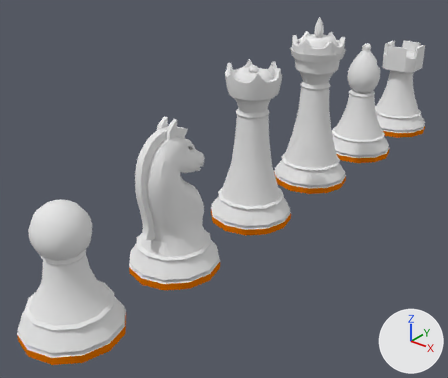
What one commit did to the Blender file Pieces.blend.
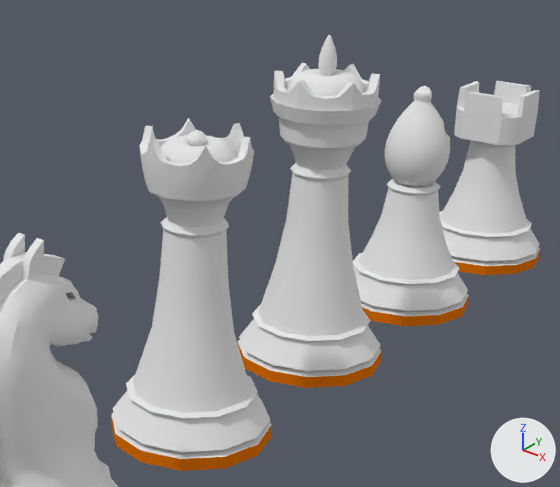
Old and new are each drawn whole from a 50 mm lens placed at (0.351, -0.606, 0.333), pointed at (-0.031, -0.128, 0.036) and again close up on the part from 35% to 97% of the width and 0% to 64% of the height. The axes (+X, +Y, +Z) are drawn at lower right. The lights are the same throughout.

The first close-up shows 'Bishop', 'King', 'Knight', 'Queen', 'Rock'.
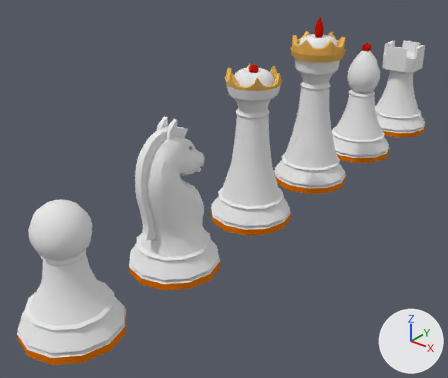
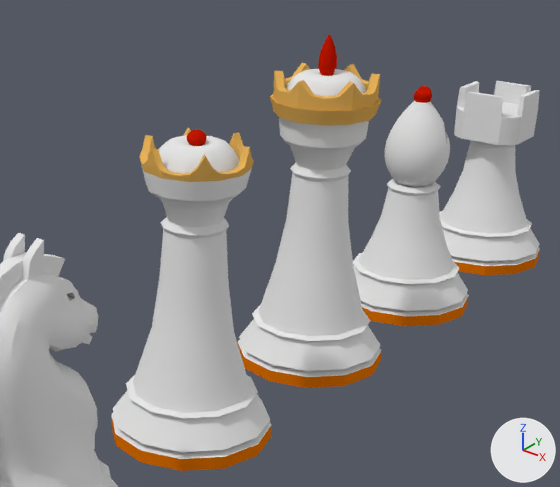
Location of each change, (x1, y1, x2, y2) in pixels of the close-ups (560 x 487 px; the box of a moved part takes in the faces that stretch with it):
'King', reshaped, recoloured: before (111, 118, 272, 471); after (111, 127, 272, 471)
part 1 of me_queen, recoloured (white to red): (318, 35, 337, 76) in both
part 2 of me_queen, recoloured (white to orange): (270, 62, 381, 125) in both
part 3 of me_king, moved or reshaped: before (139, 118, 250, 166); after (140, 127, 250, 176)
part 4 of me_king, moved or reshaped: before (140, 120, 254, 191); after (141, 129, 254, 191)
part 5 of me_king, recoloured: (187, 139, 207, 146) in both
part 6 of me_bishop, moved or reshaped: before (440, 122, 450, 153); after (414, 95, 450, 153)
part 7 of me_bishop, recoloured (white to red): (414, 86, 432, 103) in both

Edits to the bpy script that builds the scene:
```text
Add mat_4_ball:
    mat_4_ball = diffuse_material('4-Ball')
    mat_4_ball.base_color = (0.56, 0.00933, 0.0)  # red #c51800
Add mat_3_crown:
    mat_3_crown = diffuse_material('3-Crown')
    mat_3_crown.base_color = (0.8, 0.452, 0.104)  # orange #e7b35b
Change me_queen:
    where me_queen.from_pydata(...)  # 396 vertices, 374 faces; spans x -0.054..0.054, y -0.054..0.054, z -0.111..0.128
    used by ob_queen; location = (0.0, 0.0009, 0.1015); scale = (0.81, 0.81, 0.81)
    me_queen part 1: all 61 faces centred in x -0.006..0.006, y -0.006..0.006, z 0.104..0.128 switch from mat_0_piece (white #e7e7e7) to mat_4_ball (red #c51800)
    me_queen part 2: 84 of the faces centred in x -0.035..0.035, y -0.035..0.035, z 0.075..0.098 switch from mat_0_piece (white #e7e7e7) to mat_3_crown (orange #e7b35b)
Change me_king:
    used by ob_king; location = (0.0, -0.1206, 0.0939); scale = (0.81, 0.81, 0.81)
    remove me_king.from_pydata(...)  # 432 vertices, 392 faces; spans x -0.054..0.054, y -0.054..0.054, z -0.103..0.102
    add me_king.from_pydata(...)  # 432 vertices, 392 faces; spans x -0.054..0.054, y -0.054..0.054, z -0.103..0.103
    me_king part 3: 84 of the vertices in x -0.035..0.035, y -0.035..0.035, z 0.09..0.102 are moved by (0.0, 0.0, -0.006)
    me_king part 4: all 24 vertices in x -0.034..0.034, y -0.034..0.034, z 0.08..0.082 are moved by (0.0, 0.0, -0.002)
    me_king part 5: 73 of the faces centred in x -0.006..0.006, y -0.006..0.006, z 0.094..0.102 switch from mat_0_piece (white #e7e7e7) to mat_4_ball (red #c51800)
    add me_king.materials.append(mat_3_crown)  # orange #e7b35b
Change me_bishop:
    used by ob_bishop; location = (0.0, 0.1224, 0.0808); scale = (0.81, 0.81, 0.81)
    remove me_bishop.from_pydata(...)  # 499 vertices, 482 faces; spans x -0.054..0.054, y -0.054..0.054, z -0.088..0.092
    add me_bishop.from_pydata(...)  # 522 vertices, 512 faces; spans x -0.054..0.054, y -0.054..0.054, z -0.088..0.092
    me_bishop part 6: 5 vertices moved from x -0.02..0.02, y -0.003..-0.001, z 0.049..0.051 to x -0.021..0.021, y -0.002..0.0, z 0.048..0.05; 21 vertices removed from x -0.024..0.025, y 0.0..0.023, z 0.05..0.072; 44 vertices added at x -0.024..0.025, y -0.006..0.023, z 0.05..0.087
    me_bishop part 7: 104 faces spanning x -0.007..0.007, y -0.007..0.007, z 0.081..0.092 switch from mat_0_piece (white #e7e7e7) to mat_4_ball (red #c51800)
```
